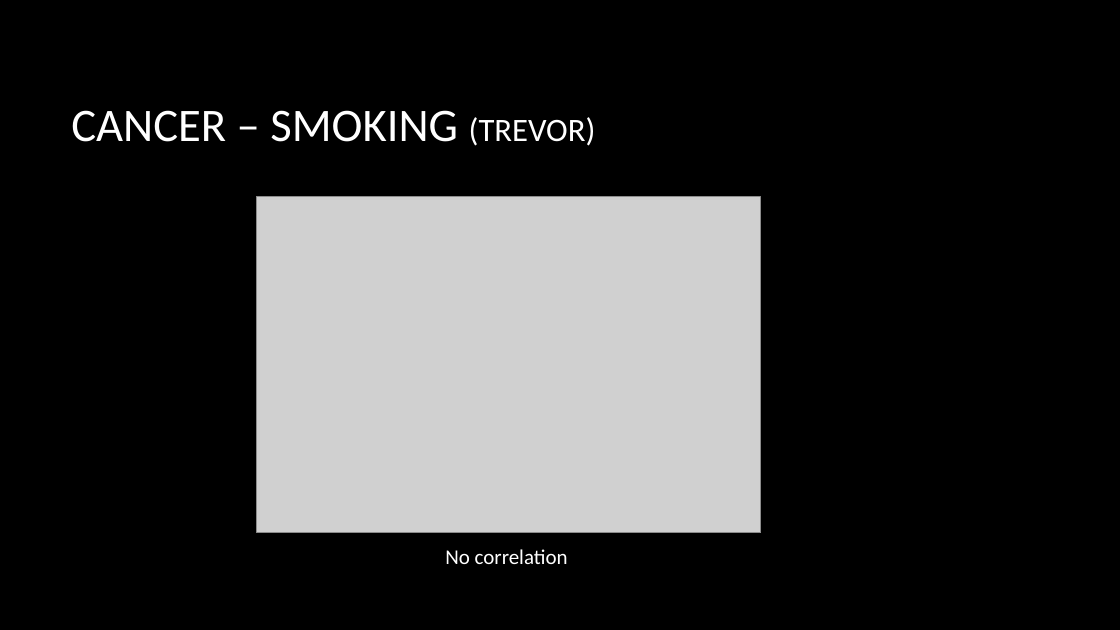
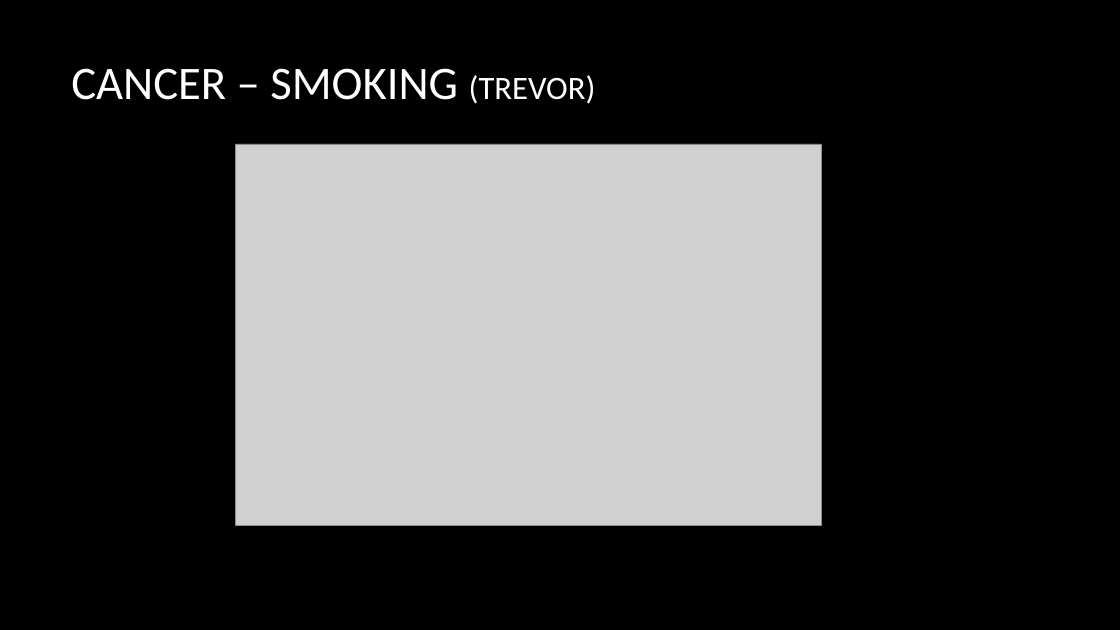
Before and after one commit to Phantogram/Project-BTTV, a slide deck: slide 11 of Project_One_BTTV.pptx. Drawn at 1120x630 pixels with LibreOffice and Linux fonts; fonts in the diff are those of the drawing; grey boxes stand for pictures; background and template pictures are left out. Boxes give left, top, right and bottom in pixels: in the first picture for what was removed or moved away, otherwise in the second. Text is boxed around its words. In the diff, an @@ line names an element or a change of style, - is before the commit and + after.

```diff
--- a/Project_One_BTTV.pptx
+++ b/Project_One_BTTV.pptx
@@ title "CANCER – SMOKING (TREVOR)": place and size @@
-title "CANCER – SMOKING (TREVOR)" at [71, 110, 596, 146]
+title "CANCER – SMOKING (TREVOR)" at [71, 68, 596, 104]
@@ picture: place and size @@
-picture at [257, 197, 761, 533]
+picture at [235, 144, 821, 526]
@@ text removed at [445, 549, 568, 564] @@
-No correlation
```
Also in this commit, not shown: 8 other slides changed.
